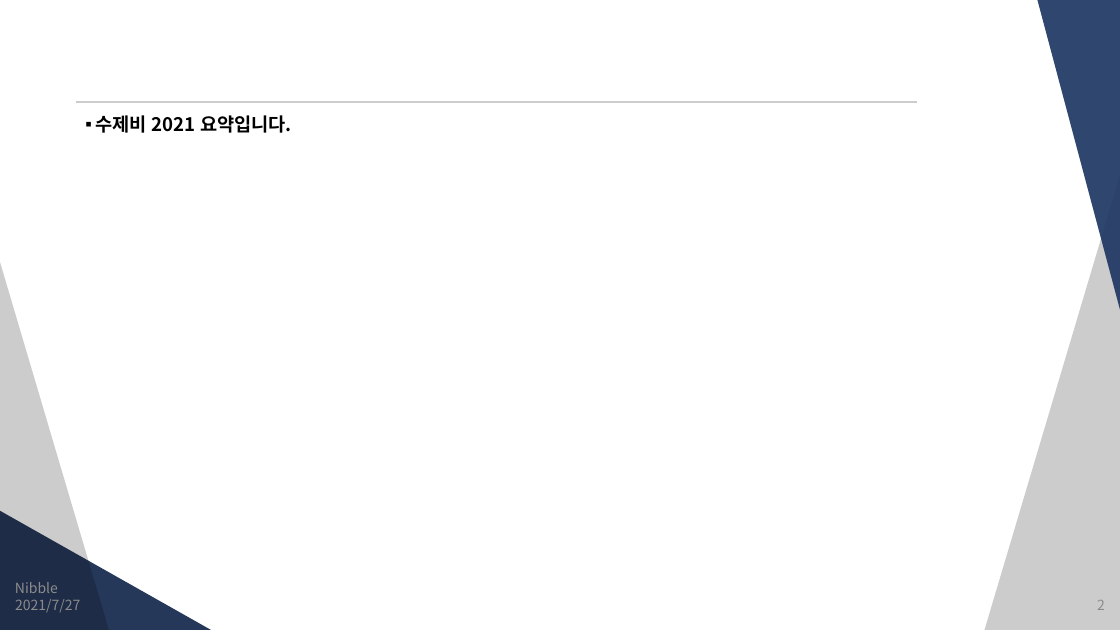
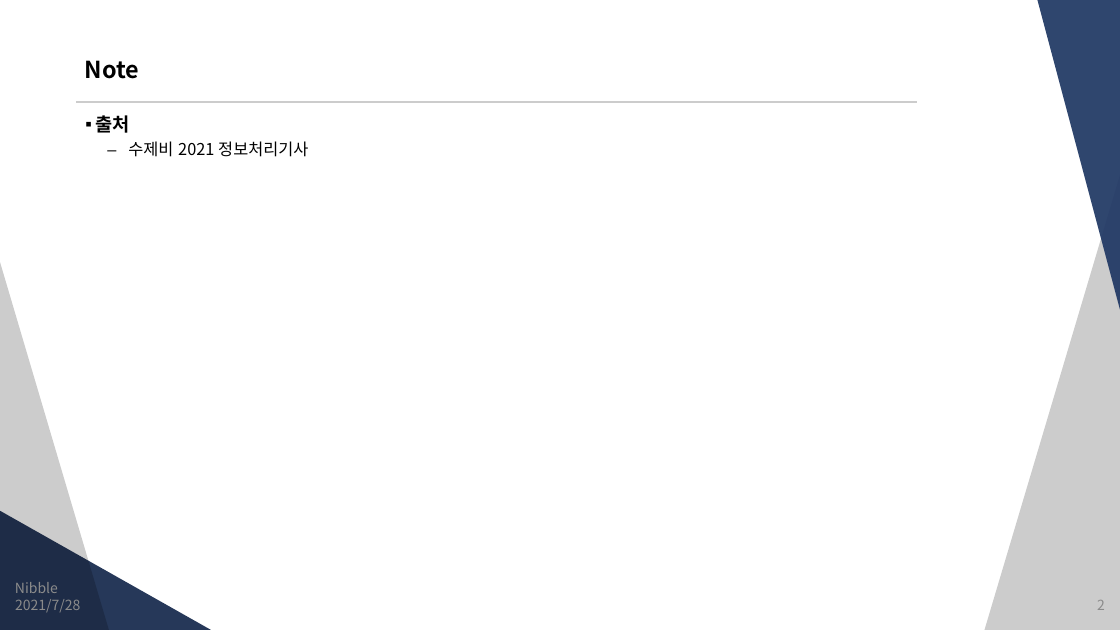
Before and after one commit to JungSangHyeon/2021-TIL, a slide deck: slide 2 of 정보처리기사/정보처리기사.pptx. Drawn at 1120x630 pixels with LibreOffice and Linux fonts; fonts in the diff are those of the drawing. Boxes give left, top, right and bottom in pixels: in the first picture for what was removed or moved away, otherwise in the second. Text is boxed around its words. In the diff, an @@ line names an element or a change of style, - is before the commit and + after.

```diff
--- a/정보처리기사/정보처리기사.pptx
+++ b/정보처리기사/정보처리기사.pptx
@@ title added at <box>85,60,139,79</box>, 20 pt, text #000000, bold @@
+Note
@@ text at <box>95,115,308,157</box>: text changed; size 16 to 14 pt; bold off @@
-▪ 수제비 2021 요약입니다.
+▪ 출처
+  – 수제비 2021 정보처리기사
@@ text at <box>15,599,80,613</box>: text changed @@
-2021/7/27
+2021/7/28
```
Also in this commit, not shown: 24 other slides changed, 8 slides added.
